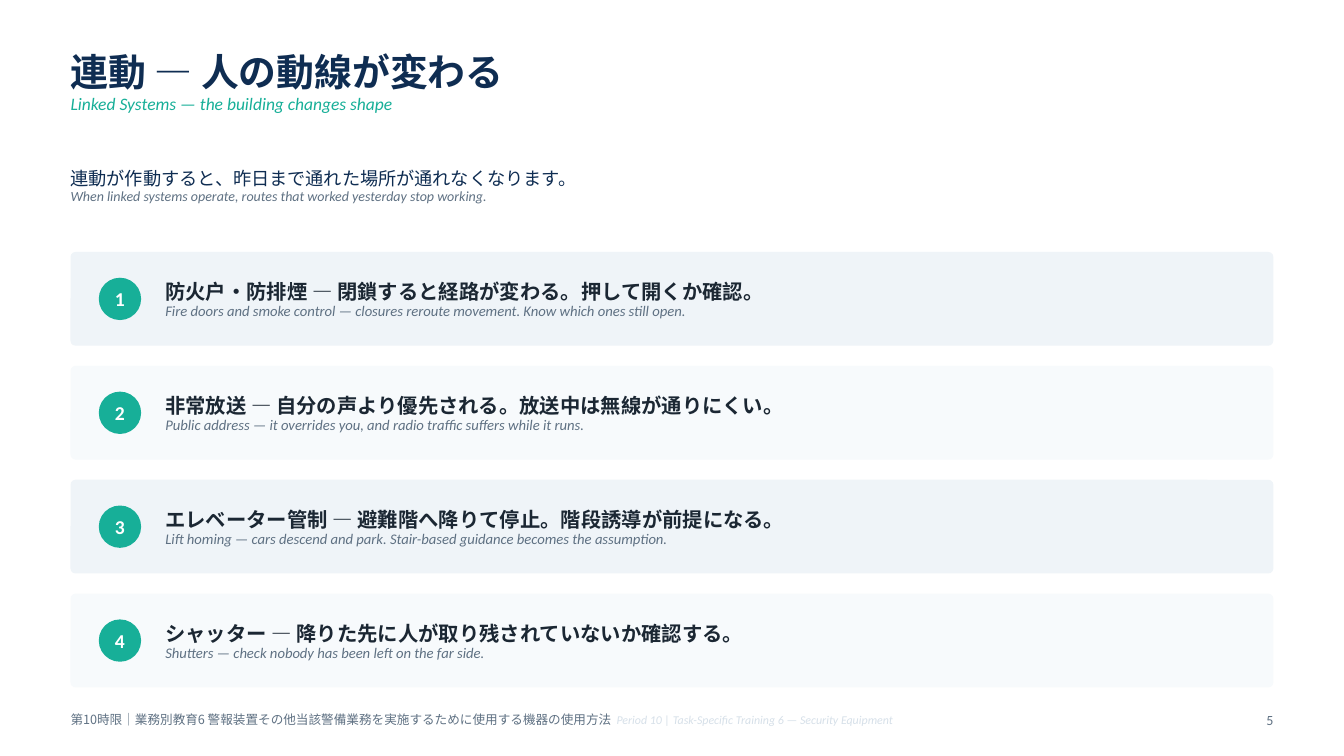
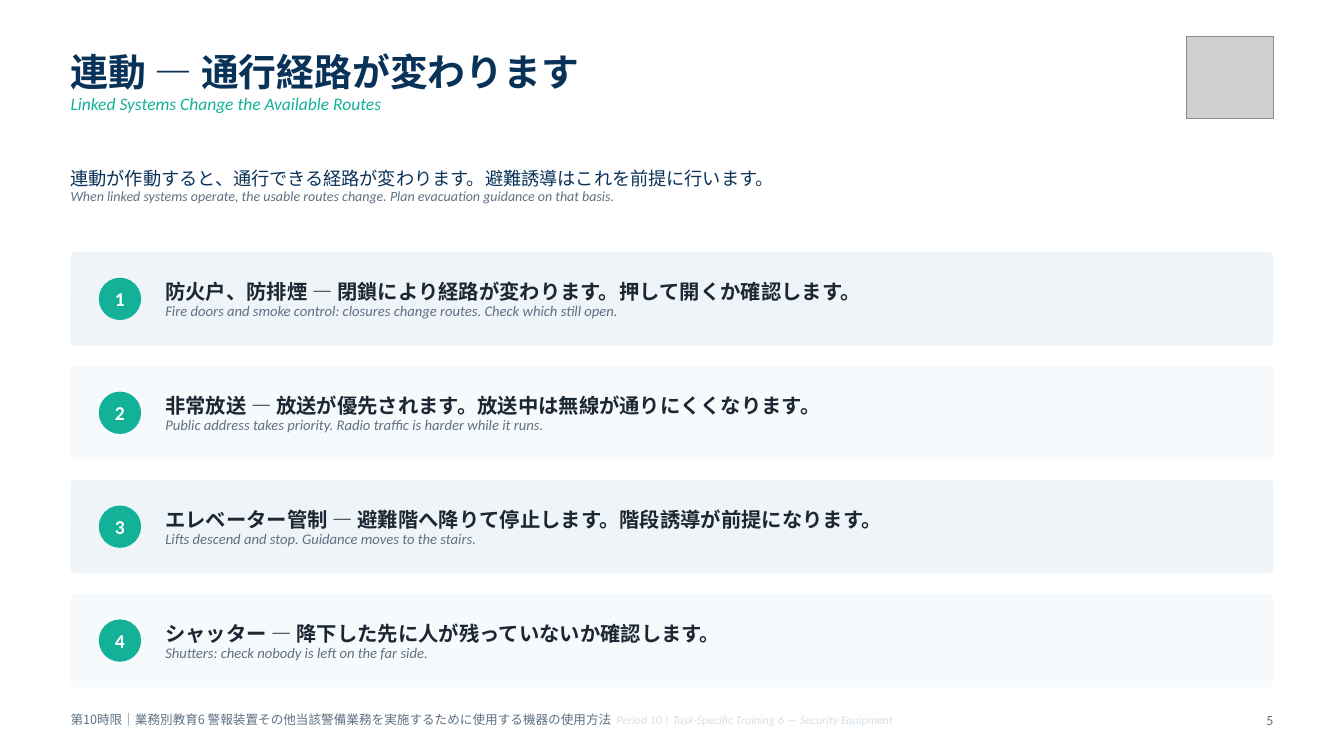
Before and after one commit to hrsmhiroshi-cpu/Training-, a slide deck: slide 5 of decks/06_10限_機器と総括.pptx. Drawn at 1344x756 pixels with LibreOffice and Linux fonts; fonts in the diff are those of the drawing; grey boxes stand for pictures. Boxes give left, top, right and bottom in pixels: in the first picture for what was removed or moved away, otherwise in the second. Text is boxed around its words. In the diff, an @@ line names an element or a change of style, - is before the commit and + after.

```diff
--- a/decks/06_10限_機器と総括.pptx
+++ b/decks/06_10限_機器と総括.pptx
@@ text at (x1=71, y1=53, x2=579, y2=113): text changed; text colour #17AF98 to #12B198 @@
-連動 ― 人の動線が変わる
-Linked Systems — the building changes shape
+連動 ― 通行経路が変わります
+Linked Systems Change the Available Routes
@@ picture added at (x1=1187, y1=36, x2=1273, y2=118) @@
@@ text at (x1=71, y1=169, x2=774, y2=204): text changed @@
-連動が作動すると、昨日まで通れた場所が通れなくなります。
-When linked systems operate, routes that worked yesterday stop working.
+連動が作動すると、通行できる経路が変わります。避難誘導はこれを前提に行います。
+When linked systems operate, the usable routes change. Plan evacuation guidance on that basis.
@@ text at (x1=165, y1=281, x2=860, y2=319): text changed @@
-防火戸・防排煙 ― 閉鎖すると経路が変わる。押して開くか確認。
-Fire doors and smoke control — closures reroute movement. Know which ones still open.
+防火戸、防排煙 ― 閉鎖により経路が変わります。押して開くか確認します。
+Fire doors and smoke control: closures change routes. Check which still open.
@@ text at (x1=165, y1=395, x2=820, y2=433): text changed @@
-非常放送 ― 自分の声より優先される。放送中は無線が通りにくい。
-Public address — it overrides you, and radio traffic suffers while it runs.
+非常放送 ― 放送が優先されます。放送中は無線が通りにくくなります。
+Public address takes priority. Radio traffic is harder while it runs.
@@ text at (x1=165, y1=509, x2=881, y2=547): text changed @@
-エレベーター管制 ― 避難階へ降りて停止。階段誘導が前提になる。
-Lift homing — cars descend and park. Stair-based guidance becomes the assumption.
+エレベーター管制 ― 避難階へ降りて停止します。階段誘導が前提になります。
+Lifts descend and stop. Guidance moves to the stairs.
@@ text at (x1=165, y1=623, x2=720, y2=661): text changed @@
-シャッター ― 降りた先に人が取り残されていないか確認する。
-Shutters — check nobody has been left on the far side.
+シャッター ― 降下した先に人が残っていないか確認します。
+Shutters: check nobody is left on the far side.
```
Also in this commit, not shown: 10 other slides changed, 16 other files.
